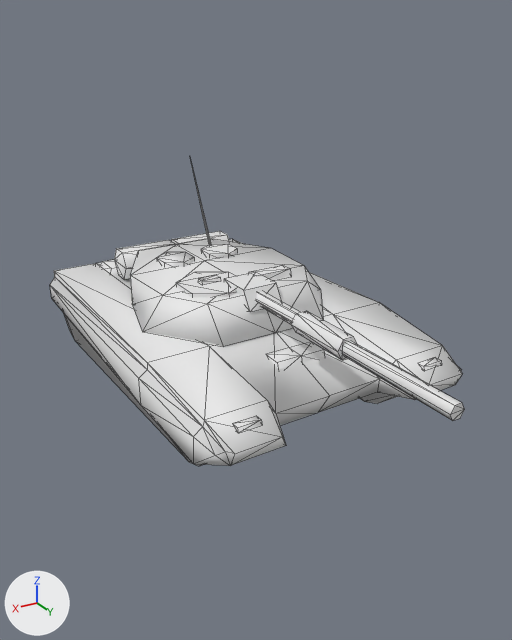
Before and after pictures for a commit that changed the FBX model Assets/Models/TankSketchfab.fbx.
Rendered twice from a 50 mm lens placed at (6.18, 9.52, 5.72), pointed at (0.28, -0.32, 0.81). The axes (+X, +Y, +Z) are drawn at lower left. The lights are the same throughout. The first picture is the older version. Mesh edges are drawn as thin lines. Where no turn or scale is listed for an object, it has been applied to the vertices. Vertices at exactly the same position are counted once.

Objects in the first picture: 'Barrel', 'Hull', 'Turret'.
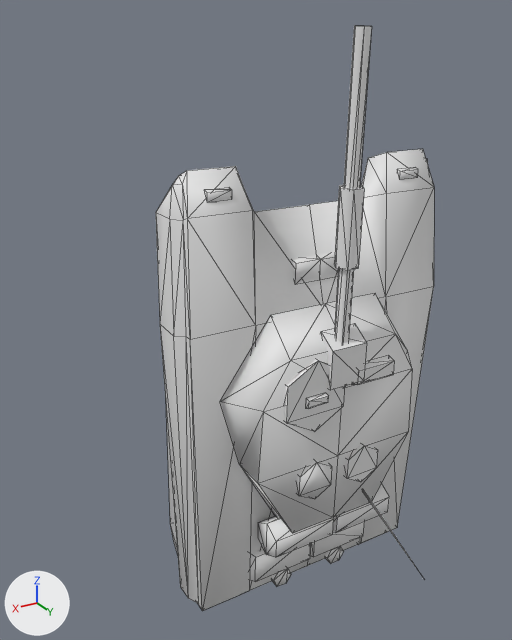
Pixel boxes [x1, y1, x2, y2] of what changed, in the pictures (512 x 640 px):
'Hull', reshaped (33% narrower, 103% taller)
    before: [50, 239, 463, 466]
    after: [156, 149, 434, 611]
'Turret', reshaped, moved (54% taller)
    before: [114, 163, 323, 347]
    after: [220, 293, 423, 577]
'Barrel', reshaped, moved
    before: [224, 274, 464, 421]
    after: [320, 26, 372, 390]

Edits to the bpy script that builds the scene:
```text
Change me_plane02_03___default_0_002:
    used by ob_hull; location = (0.0, 0.0, 0.0)
    remove me_plane02_03___default_0_002.from_pydata(...)  # 155 vertices, 254 faces; spans x -2.16..2.77, y -5.0..2.63, z -0.42..0.93
    add me_plane02_03___default_0_002.from_pydata(...)  # 155 vertices, 254 faces; spans x -2.46..2.46, y 0.0..1.34, z -3.81..3.81
    me_plane02_03___default_0_002 part 2: the whole mesh is multiplied about its middle by the matrix ((1.0, 0.0, 0.0), (0.0, 0.0, 1.0), (0.0, 1.0, 0.0)), then moved by (-0.3, 1.85, -0.25)
Change me_object01_03___default_0_002:
    used by ob_turret; location = (0.37, -1.67, 1.99)
    remove me_object01_03___default_0_002.from_pydata(...)  # 107 vertices, 157 faces; spans x -1.86..1.86, y -2.11..2.11, z -1.14..1.14
    add me_object01_03___default_0_002.from_pydata(...)  # 107 vertices, 157 faces; spans x -1.86..1.86, y -1.14..1.14, z -2.11..2.11
    me_object01_03___default_0_002 part 3: the whole mesh is multiplied about its middle by the matrix ((1.0, 0.0, 0.0), (0.0, 0.0, 1.0), (0.0, 1.0, 0.0))
Change me_cylinder01_03___default_0_002:
    used by ob_barrel; location = (0.37, 1.83, 1.24)
    remove me_cylinder01_03___default_0_002.from_pydata(...)  # 32 vertices, 46 faces; spans x -0.33..0.33, y -2.59..2.59, z -0.29..0.29
    add me_cylinder01_03___default_0_002.from_pydata(...)  # 32 vertices, 46 faces; spans x -0.33..0.33, y -0.29..0.29, z -2.59..2.59
    me_cylinder01_03___default_0_002 part 1: the whole mesh is multiplied about its middle by the matrix ((1.0, 0.0, 0.0), (0.0, 0.0, 1.0), (0.0, 1.0, 0.0))
Change ob_turret:
    ob_turret.location: (0.37, -1.67, 1.99) -> (0.0, 2.41, -0.49)
Change ob_barrel:
    ob_barrel.location: (0.37, 1.83, 1.24) -> (0.0, 1.66, 3.01)
```
